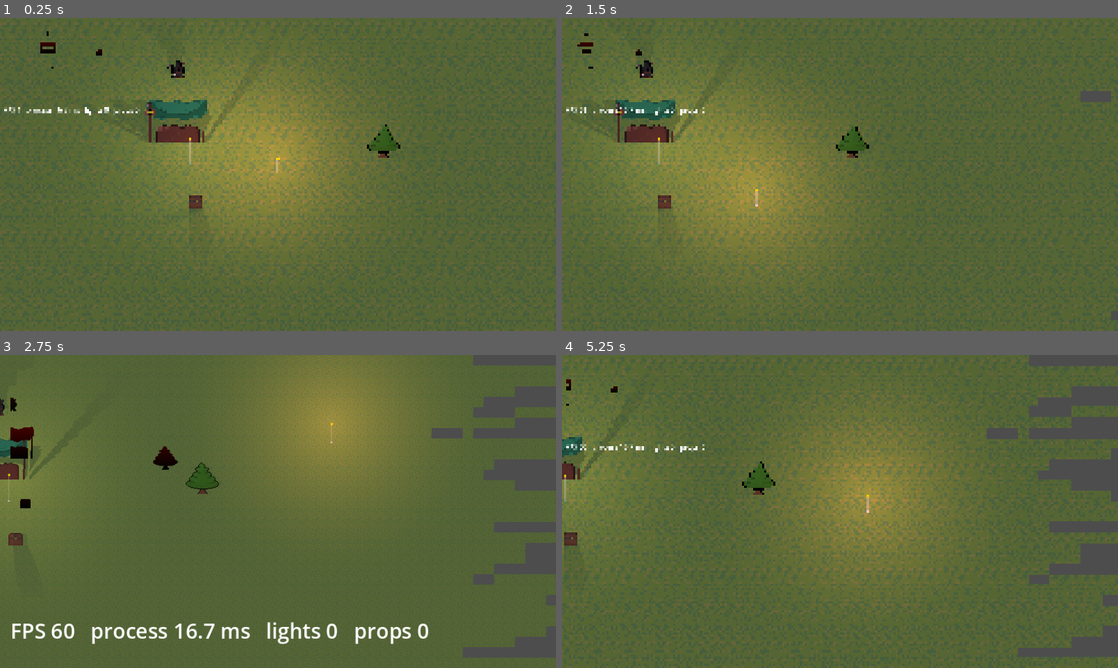
Above: before the commit, frames 1-4 (two rows, left to right).
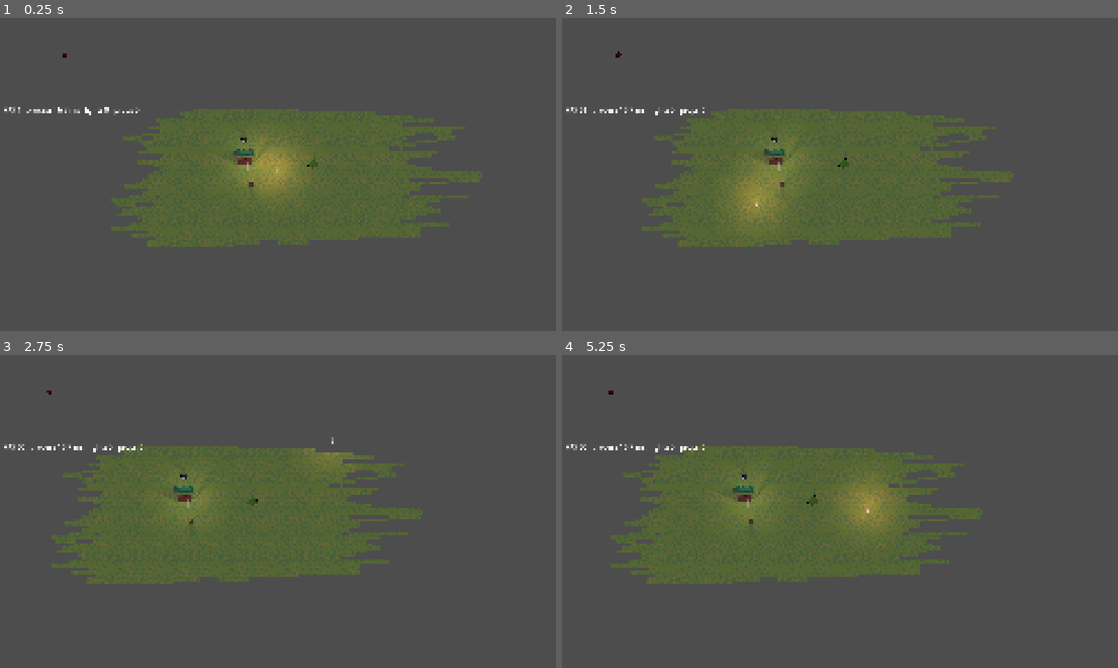
Above: after the commit, the same moments.

Repository: NicholasIzosimov/2D-Platformer
Game: Godot game, scene res://Scenes/Tests/shadow_test.tscn
The game is run twice, just before and just after one commit, with the same random seed, the same clock (stepped at 60 frames per second) and the same inputs. This scene is started directly instead of the project's main scene.
Inputs (mouse positions are in pixels of both pictures, inside the frame that each line leads up to):
- Up to frame 1 (0.25 s): no input
- Up to frame 2 (1.5 s): tap Enter at 0.5 s; move the mouse to (962, 158) at 0.52 s; hold Right (move_right) 0.53-1.25 s; hold Mouse wheel up (zoom_in) 0.53-1.25 s; click (962, 158) at 0.67 s; tap Mouse wheel down (zoom_out) at 0.8 s; drag from (728, 190) to (812, 237) at 1.27 s
- Up to frame 3 (2.75 s): tap Space (dash) at 2 s; move the mouse to (333, 442) at 2.02 s; hold Right (move_right) from 2.03 s (still down); hold Mouse wheel up (zoom_in) from 2.03 s (still down); tap V at 2.1 s; click (333, 442) at 2.17 s
- Up to frame 4 (5.25 s): release Right (move_right) at 2.75 s; release Mouse wheel up (zoom_in) at 2.75 s; drag from (812, 574) to (673, 464) at 2.77 s; tap Enter at 3.5, 5 s; move the mouse to (1006, 558) at 3.52 s; hold A (move_left) 3.53-4.25 s; hold C (character_pane) 3.53-4.25 s; click (1006, 558) at 3.67 s; tap V at 3.8 s; tap Escape (ui_cancel) at 4.15 s; tap Space (dash) at 4.25, 5.1 s; drag from (673, 464) to (756, 433) at 4.27 s; move the mouse to (867, 511) at 5.02 s; hold S (move_down) from 5.03 s (still down); hold Mouse wheel down (zoom_out) from 5.03 s (still down); click (867, 511) at 5.17 s

The runs differ from the first frame. In frame 1, 69% of the frame differs, in the area x 0-100%, y 0-100%; in frame 2, 68%; in frame 3, 54%; in frame 4, 63%.

Commit message:
True-pixel PixelView (integer scale, sub-pixel camera, animated zoom), soft shadows with two-ray early-out, GraphicsSettings autoload (shadow quality, V-Sync) with options menu; also talent tree, unit bar colour and fullscreen tweaks
Co-Authored-By: Claude Opus 5.5 <noreply@anthropic.com>

Diff:
--- a/Resources/Talents/talent_hit.tres
+++ b/Resources/Talents/talent_hit.tres
@@ -8,8 +8,7 @@
 script = ExtResource("2_b70lh")
 name = "Accuracy"
 icon = ExtResource("2_3i1q5")
-max_ranks = 5
-column = 2.0
+max_ranks = 2
 stat_bonuses = Dictionary[int, float]({
 6: 1.0
 })
--- /dev/null
+++ b/Scenes/Options/options_menu.tscn
@@ -0,0 +1,34 @@
+[gd_scene format=3 uid="uid://ci10uuas4tfpx"]
+
+[ext_resource type="Script" uid="uid://bfrtmglbrgrl7" path="res://Scripts/options_menu.gd" id="1_j5ujc"]
+[ext_resource type="PackedScene" uid="uid://b7twwgtn2kipo" path="res://Scenes/Options/shadow_quality_slider.tscn" id="2_anhmu"]
+[ext_resource type="PackedScene" uid="uid://c6o4xkaemis6w" path="res://Scenes/Options/vsync_toggle.tscn" id="2_b02ho"]
+
+[node name="OptionsMenu" type="PanelContainer" unique_id=1834041540]
+custom_minimum_size = Vector2(700, 400)
+anchors_preset = 8
+anchor_left = 0.5
+anchor_top = 0.5
+anchor_right = 0.5
+anchor_bottom = 0.5
+offset_left = -350.0
+offset_top = -200.0
+offset_right = 350.0
+offset_bottom = 200.0
+grow_horizontal = 2
+grow_vertical = 2
+script = ExtResource("1_j5ujc")
+
+[node name="Tabs" type="TabContainer" parent="." unique_id=358343002]
+layout_mode = 2
+current_tab = 0
+
+[node name="Graphics" type="VBoxContainer" parent="Tabs" unique_id=2114576119]
+layout_mode = 2
+metadata/_tab_index = 0
+
+[node name="VSyncToggle" parent="Tabs/Graphics" unique_id=1957680749 instance=ExtResource("2_b02ho")]
+layout_mode = 2
+
+[node name="ShadowQualitySlider" parent="Tabs/Graphics" unique_id=1051514866 instance=ExtResource("2_anhmu")]
+layout_mode = 2
--- /dev/null
+++ b/Scenes/Options/shadow_quality_slider.tscn
@@ -0,0 +1,24 @@
+[gd_scene format=3 uid="uid://b7twwgtn2kipo"]
+
+[ext_resource type="Script" uid="uid://d1bmedcttd4wb" path="res://Scripts/shadow_quality_slider.gd" id="1_1sccd"]
+
+[node name="ShadowQualitySlider" type="HBoxContainer" unique_id=1051514866]
+offset_right = 40.0
+offset_bottom = 40.0
+script = ExtResource("1_1sccd")
+
+[node name="Label" type="Label" parent="." unique_id=1368558873]
+layout_mode = 2
+text = "Shadows"
+
+[node name="Slider" type="HSlider" parent="." unique_id=913198797]
+unique_name_in_owner = true
+custom_minimum_size = Vector2(300, 0)
+layout_mode = 2
+tick_count = 5
+ticks_on_borders = true
+
+[node name="ValueLabel" type="Label" parent="." unique_id=2126210524]
+unique_name_in_owner = true
+custom_minimum_size = Vector2(160, 0)
+layout_mode = 2
--- /dev/null
+++ b/Scenes/Options/vsync_toggle.tscn
@@ -0,0 +1,8 @@
+[gd_scene format=3 uid="uid://c6o4xkaemis6w"]
+
+[ext_resource type="Script" uid="uid://cps3gr8aqjvoa" path="res://Scripts/vsync_toggle.gd" id="1_aimch"]
+
+[node name="VSyncToggle" type="CheckButton" unique_id=1957680749]
+offset_right = 44.0
+offset_bottom = 24.0
+script = ExtResource("1_aimch")
--- /dev/null
+++ b/Scenes/Tests/pixel_test.tscn
@@ -0,0 +1,61 @@
+[gd_scene format=3 uid="uid://cjyppnq0byk7d"]
+
+[ext_resource type="Script" uid="uid://c00sgg0c7i2x" path="res://Scripts/pixel_view.gd" id="1_d5kqu"]
+[ext_resource type="PackedScene" uid="uid://fvv6an4xniee" path="res://Scenes/Tests/shadow_test.tscn" id="2_b7glk"]
+[ext_resource type="Shader" uid="uid://buwec7ookkb0y" path="res://Resources/Shaders/Tests/lit.gdshader" id="3_3oq04"]
+[ext_resource type="Shader" uid="uid://ch7tgdw66vh3x" path="res://Resources/Shaders/sway.gdshader" id="4_xubrh"]
+[ext_resource type="PackedScene" uid="uid://ci10uuas4tfpx" path="res://Scenes/Options/options_menu.tscn" id="5_xubrh"]
+
+[sub_resource type="ShaderMaterial" id="ShaderMaterial_xubrh"]
+resource_local_to_scene = true
+shader = ExtResource("3_3oq04")
+shader_parameter/strength = 0.03
+shader_parameter/speed = 1.2
+
+[sub_resource type="ShaderMaterial" id="ShaderMaterial_of1sh"]
+resource_local_to_scene = true
+shader = ExtResource("3_3oq04")
+shader_parameter/strength = 0.1
+shader_parameter/speed = 1.2
+
+[sub_resource type="ShaderMaterial" id="ShaderMaterial_dunce"]
+resource_local_to_scene = true
+shader = ExtResource("4_xubrh")
+shader_parameter/strength = 0.03
+shader_parameter/speed = 1.2
+
+[sub_resource type="ViewportTexture" id="ViewportTexture_ckmgg"]
+viewport_path = NodePath("HeightBuffer")
+
+[node name="PixelTest" type="Node" unique_id=99549755]
+
+[node name="PixelView" type="SubViewportContainer" parent="." unique_id=782392462 node_paths=PackedStringArray("camera")]
+script = ExtResource("1_d5kqu")
+camera = NodePath("WorldViewport/ShadowTest/Camera2D")
+
+[node name="WorldViewport" type="SubViewport" parent="PixelView" unique_id=66648584]
+handle_input_locally = false
+render_target_update_mode = 4
+
+[node name="ShadowTest" parent="PixelView/WorldViewport" unique_id=338852230 instance=ExtResource("2_b7glk")]
+
+[node name="ParasolBack" parent="PixelView/WorldViewport/ShadowTest/ShopTent" parent_id_path=PackedInt32Array(338852230, 1413736599) index="0" unique_id=629675500]
+material = SubResource("ShaderMaterial_xubrh")
+
+[node name="SwayMaterial" parent="PixelView/WorldViewport/ShadowTest/ShopTent" parent_id_path=PackedInt32Array(338852230, 1413736599) index="2" unique_id=868183245]
+material = SubResource("ShaderMaterial_xubrh")
+
+[node name="SwayMaterial" parent="PixelView/WorldViewport/ShadowTest/PineSmall" parent_id_path=PackedInt32Array(338852230, 672846149) index="1" unique_id=1584806445]
+material = SubResource("ShaderMaterial_of1sh")
+
+[node name="SwayMaterial" parent="PixelView/WorldViewport/ShadowTest/Chest" parent_id_path=PackedInt32Array(338852230, 1923221238) index="1" unique_id=1271424026]
+material = SubResource("ShaderMaterial_dunce")
+
+[node name="BufferView" parent="PixelView/WorldViewport/ShadowTest/Debug" parent_id_path=PackedInt32Array(338852230, 1406544417) index="0" unique_id=899394574]
+texture = SubResource("ViewportTexture_ckmgg")
+
+[node name="UI" type="CanvasLayer" parent="." unique_id=567632036]
+
+[node name="OptionsMenu" parent="UI" unique_id=1834041540 instance=ExtResource("5_xubrh")]
+
+[editable path="PixelView/WorldViewport/ShadowTest"]
--- a/Scenes/Tests/shadow_test.tscn
+++ b/Scenes/Tests/shadow_test.tscn
@@ -217,7 +217,6 @@
 y_sort_enabled = true
 
 [node name="Camera2D" type="Camera2D" parent="." unique_id=712188150]
-zoom = Vector2(3, 3)
 
 [node name="CanvasModulate" type="CanvasModulate" parent="." unique_id=1255609747]
 color = Color(0.54901963, 0.54901963, 0.6509804, 1)
@@ -326,8 +325,6 @@
 [node name="HeightBuffer" type="SubViewport" parent="." unique_id=510031584 node_paths=PackedStringArray("main_camera")]
 script = ExtResource("12_bh6nw")
 main_camera = NodePath("../Camera2D")
-
-[node name="BufferCamera" type="Camera2D" parent="HeightBuffer" unique_id=820163731]
 
 [node name="Debug" type="CanvasLayer" parent="." unique_id=1406544417]
 layer = 2
@@ -349,14 +346,12 @@
 offset_bottom = 423.0
 theme_override_font_sizes/font_size = 32
 
-[node name="ShadowSettings" type="Node" parent="." unique_id=554389478 node_paths=PackedStringArray("main_camera", "height_buffer")]
+[node name="ShadowSettings" type="Node" parent="." unique_id=554389478]
 script = ExtResource("15_74b74")
-main_camera = NodePath("../Camera2D")
-height_buffer = NodePath("../HeightBuffer")
 
 [node name="StressTest" type="Node" parent="." unique_id=664208044 node_paths=PackedStringArray("world", "camera", "light_template", "prop_templates")]
 script = ExtResource("16_c0s1q")
 world = NodePath("..")
 camera = NodePath("../Camera2D")
 light_template = NodePath("../TestLight2")
-prop_templates = [NodePath("../Chest"), NodePath("../PineSmall"), NodePath("../ShopTent")]
+prop_templates = [NodePath("../ShopTent"), NodePath("../PineSmall"), NodePath("../Chest")]
--- a/Scenes/Unit.tscn
+++ b/Scenes/Unit.tscn
@@ -40,7 +40,7 @@
 bg_color = Color(0.21365625, 0.6601902, 0.7824375, 1)
 
 [sub_resource type="StyleBoxFlat" id="StyleBoxFlat_uqujc"]
-bg_color = Color(0.6862745, 0.5529412, 0.6431373, 0.2901961)
+bg_color = Color(0.21960784, 0.023529412, 0.03529412, 0.7294118)
 border_width_left = 1
 border_width_top = 1
 border_width_right = 1
--- a/Scenes/skill_tree.tscn
+++ b/Scenes/skill_tree.tscn
@@ -42,39 +42,25 @@
 talent = ExtResource("18_4r0h3")
 metadata/_custom_type_script = "uid://tdytbxflibab"
 
-[node name="Crit1" type="Button" parent="." unique_id=1875197763 node_paths=PackedStringArray("parents")]
+[node name="Crit1" type="Button" parent="StrikeUnlock" unique_id=1875197763 node_paths=PackedStringArray("parents")]
 layout_mode = 0
-offset_left = -152.0
-offset_top = 72.0
-offset_right = -104.0
-offset_bottom = 120.0
+offset_left = -96.0
+offset_top = 96.0
+offset_right = -48.0
+offset_bottom = 144.0
 focus_mode = 0
 icon = ExtResource("2_2v864")
 expand_icon = true
 script = ExtResource("3_mflhg")
 talent = ExtResource("4_kvjh1")
-parents = [NodePath("../StrikeUnlock")]
+parents = [NodePath("..")]
 metadata/_custom_type_script = "uid://tdytbxflibab"
 
-[node name="CritDam1" type="Button" parent="Crit1" unique_id=1586007222 node_paths=PackedStringArray("parents")]
+[node name="StrikeTargets2" type="Button" parent="StrikeUnlock/Crit1" unique_id=2049971342 node_paths=PackedStringArray("parents")]
 layout_mode = 0
-offset_left = 64.0
-offset_top = 64.0
-offset_right = 112.0
-offset_bottom = 112.0
-focus_mode = 0
-icon = ExtResource("5_y7ohu")
-expand_icon = true
-script = ExtResource("3_mflhg")
-talent = ExtResource("6_ip3ci")
-parents = [NodePath(".."), NodePath("../../Haste1")]
-metadata/_custom_type_script = "uid://tdytbxflibab"
-
-[node name="StrikeTargets" type="Button" parent="Crit1/CritDam1" unique_id=2049971342 node_paths=PackedStringArray("parents")]
-layout_mode = 0
-offset_top = 64.0
+offset_top = 128.0
 offset_right = 48.0
-offset_bottom = 112.0
+offset_bottom = 176.0
 focus_mode = 0
 icon = ExtResource("9_ip3ci")
 expand_icon = true
@@ -83,39 +69,51 @@
 parents = [NodePath("..")]
 metadata/_custom_type_script = "uid://tdytbxflibab"
 
-[node name="Damage" type="Button" parent="." unique_id=1979190530 node_paths=PackedStringArray("parents")]
+[node name="Haste1" type="Button" parent="StrikeUnlock" unique_id=2045362225 node_paths=PackedStringArray("parents")]
 layout_mode = 0
-offset_left = 104.0
-offset_top = 72.0
-offset_right = 152.0
-offset_bottom = 120.0
+offset_top = 96.0
+offset_right = 48.0
+offset_bottom = 144.0
+focus_mode = 0
+icon = ExtResource("19_c1pf7")
+expand_icon = true
+script = ExtResource("3_mflhg")
+talent = ExtResource("20_6ju0q")
+parents = [NodePath("..")]
+metadata/_custom_type_script = "uid://tdytbxflibab"
+
+[node name="Hit2" type="Button" parent="StrikeUnlock/Haste1" unique_id=1608214813 node_paths=PackedStringArray("parents")]
+layout_mode = 0
+offset_top = 128.0
+offset_right = 48.0
+offset_bottom = 176.0
+focus_mode = 0
+icon = ExtResource("15_ay0wg")
+expand_icon = true
+script = ExtResource("3_mflhg")
+talent = ExtResource("16_kl0wf")
+parents = [NodePath("..")]
+metadata/_custom_type_script = "uid://tdytbxflibab"
+
+[node name="Damage1" type="Button" parent="StrikeUnlock" unique_id=1979190530 node_paths=PackedStringArray("parents")]
+layout_mode = 0
+offset_left = 96.0
+offset_top = 96.0
+offset_right = 144.0
+offset_bottom = 144.0
 focus_mode = 0
 icon = ExtResource("5_qkl08")
 expand_icon = true
 script = ExtResource("3_mflhg")
 talent = ExtResource("6_2u4er")
-parents = [NodePath("../StrikeUnlock")]
+parents = [NodePath("..")]
 metadata/_custom_type_script = "uid://tdytbxflibab"
 
-[node name="Hit" type="Button" parent="Damage" unique_id=1608214813 node_paths=PackedStringArray("parents")]
+[node name="StrikeRange2" type="Button" parent="StrikeUnlock/Damage1" unique_id=511687317 node_paths=PackedStringArray("parents")]
 layout_mode = 0
-offset_left = -64.0
-offset_top = 64.0
-offset_right = -16.0
-offset_bottom = 112.0
-focus_mode = 0
-icon = ExtResource("15_ay0wg")
-expand_icon = true
-script = ExtResource("3_mflhg")
-talent = ExtResource("16_kl0wf")
-parents = [NodePath(".."), NodePath("../../Haste1")]
-metadata/_custom_type_script = "uid://tdytbxflibab"
-
-[node name="StrikeRange" type="Button" parent="Damage/Hit" unique_id=511687317 node_paths=PackedStringArray("parents")]
-layout_mode = 0
-offset_top = 64.0
+offset_top = 128.0
 offset_right = 48.0
-offset_bottom = 112.0
+offset_bottom = 176.0
 focus_mode = 0
 icon = ExtResource("7_kvjh1")
 expand_icon = true
@@ -135,19 +133,19 @@
 expand_icon = true
 script = ExtResource("3_mflhg")
 talent = ExtResource("12_2in04")
-parents = [NodePath("../Crit1/CritDam1/StrikeTargets"), NodePath("../Damage/Hit/StrikeRange")]
+parents = [NodePath("../StrikeUnlock/Crit1/StrikeTargets2"), NodePath("../StrikeUnlock/Damage1/StrikeRange2"), NodePath("../StrikeUnlock/Haste1/Hit2")]
 metadata/_custom_type_script = "uid://tdytbxflibab"
 
-[node name="Haste1" type="Button" parent="." unique_id=2045362225 node_paths=PackedStringArray("parents")]
+[node name="CritDam1" type="Button" parent="." unique_id=1586007222]
+visible = false
 layout_mode = 0
 offset_left = -24.0
-offset_top = 72.0
+offset_top = 136.0
 offset_right = 24.0
-offset_bottom = 120.0
+offset_bottom = 184.0
 focus_mode = 0
-icon = ExtResource("19_c1pf7")
+icon = ExtResource("5_y7ohu")
 expand_icon = true
 script = ExtResource("3_mflhg")
-talent = ExtResource("20_6ju0q")
-parents = [NodePath("../StrikeUnlock")]
+talent = ExtResource("6_ip3ci")
 metadata/_custom_type_script = "uid://tdytbxflibab"
--- /dev/null
+++ b/Scripts/Settings/graphics_settings.gd
@@ -0,0 +1,49 @@
+extends Node
+
+signal changed
+
+const PATH: String = "user://settings.cfg"
+const SECTION: String = "graphics"
+const SHADOW_SAMPLES: Array[int] = [0, 1, 2, 4, 8]
+const SHADOW_LABELS: Array[String] = ["Off", "Hard", "Soft (low)", "Soft", "Soft (high)"]
+
+var shadow_quality: int = 3
+var vsync: bool = true
+
+func _ready() -> void:
+	load_settings()
+	apply_vsync()
+
+func set_shadow_quality(value: int) -> void:
+	shadow_quality = clampi(value, 0, SHADOW_SAMPLES.size() - 1)
+	save_settings()
+	changed.emit()
+
+func set_vsync(value: bool) -> void:
+	vsync = value
+	apply_vsync()
+	save_settings()
+	changed.emit()
+
+func apply_vsync() -> void:
+	DisplayServer.window_set_vsync_mode(DisplayServer.VSYNC_ENABLED if vsync else DisplayServer.VSYNC_DISABLED)
+
+func shadow_samples() -> int:
+	return SHADOW_SAMPLES[shadow_quality]
+
+func shadow_label() -> String:
+	return SHADOW_LABELS[shadow_quality]
+
+func load_settings() -> void:
+	var config := ConfigFile.new()
+	if config.load(PATH) != OK:
+		return
+	shadow_quality = clampi(config.get_value(SECTION, "shadow_quality", shadow_quality), 0, SHADOW_SAMPLES.size() - 1)
+	vsync = config.get_value(SECTION, "vsync", vsync)
+
+func save_settings() -> void:
+	var config := ConfigFile.new()
+	config.load(PATH)
+	config.set_value(SECTION, "shadow_quality", shadow_quality)
+	config.set_value(SECTION, "vsync", vsync)
+	config.save(PATH)
--- a/Scripts/Tests/height_buffer.gd
+++ b/Scripts/Tests/height_buffer.gd
@@ -1,11 +1,8 @@
 extends SubViewport
-## Shadow test: renders only the height copies (visibility layer 2) of the main world,
-## one texel per art pixel, following the main camera.
 
-const HEIGHT_LAYER_BIT: int = 1 # bit 1 = layer 2
+const HEIGHT_LAYER_BIT: int = 1
 
 @export var main_camera: Camera2D
-@onready var buffer_camera: Camera2D = $BufferCamera
 
 func _ready() -> void:
 	var main_view: Viewport = main_camera.get_viewport()
@@ -14,9 +11,17 @@
 	render_target_update_mode = SubViewport.UPDATE_ALWAYS
 	canvas_cull_mask = 1 << HEIGHT_LAYER_BIT
 	main_view.set_canvas_cull_mask_bit(HEIGHT_LAYER_BIT, false)
+	RenderingServer.global_shader_parameter_set("shadow_buffer", get_texture())
+	connect_sync.call_deferred()
 
-func _process(_delta: float) -> void:
-	var view_size := Vector2i((main_camera.get_viewport().get_visible_rect().size / main_camera.zoom).ceil())
+func sync_to_main_view() -> void:
+	var main_view: Viewport = main_camera.get_viewport()
+	var view_size := Vector2i((main_view.get_visible_rect().size / main_camera.zoom).ceil())
 	if size != view_size:
 		size = view_size
-	buffer_camera.global_position = main_camera.get_screen_center_position()
+	canvas_transform = Transform2D().scaled(Vector2.ONE / main_camera.zoom) * main_view.canvas_transform
+	var corner: Vector2 = canvas_transform.affine_inverse() * Vector2.ZERO
+	RenderingServer.global_shader_parameter_set("shadow_buffer_rect", Vector4(corner.x, corner.y, size.x, size.y))
+
+func connect_sync() -> void:
+	RenderingServer.frame_pre_draw.connect(sync_to_main_view)
--- a/Scripts/Tests/shadow_settings.gd
+++ b/Scripts/Tests/shadow_settings.gd
@@ -1,17 +1,11 @@
 extends Node
 
-@export var main_camera: Camera2D
-@export var height_buffer: SubViewport
 @export var thickness: float = 2.0
 @export_range(0.01, 1.0) var facing_softness: float = 0.3
 @export_range(0.0, 1.0) var back_strength: float = 0.7
 @export var step_px: float = 1.0
-
-func _ready() -> void:
-	RenderingServer.global_shader_parameter_set("shadow_buffer", height_buffer.get_texture())
+@export var light_size: float = 6.0
 
 func _process(_delta: float) -> void:
-	var size := Vector2(height_buffer.size)
-	var corner: Vector2 = main_camera.get_screen_center_position() - size * 0.5
-	RenderingServer.global_shader_parameter_set("shadow_buffer_rect", Vector4(corner.x, corner.y, size.x, size.y))
 	RenderingServer.global_shader_parameter_set("shadow_params", Vector4(thickness, facing_softness, back_strength, step_px))
+	RenderingServer.global_shader_parameter_set("shadow_soft", Vector4(GraphicsSettings.shadow_samples(), light_size, 0.0, 0.0))
--- a/Scripts/Tests/shadow_test_light.gd
+++ b/Scripts/Tests/shadow_test_light.gd
@@ -19,11 +19,13 @@
 func _unhandled_input(event: InputEvent) -> void:
 	if not follow_mouse:
 		return
-	if event is InputEventMouseButton and event.pressed:
-		if event.button_index == MOUSE_BUTTON_WHEEL_UP:
-			height = minf(height + height_step, max_height)
-		elif event.button_index == MOUSE_BUTTON_WHEEL_DOWN:
-			height = maxf(height - height_step, min_height)
+	var button := event as InputEventMouseButton
+	if button == null or not button.pressed or not button.shift_pressed:
+		return
+	if button.button_index == MOUSE_BUTTON_WHEEL_UP:
+		height = minf(height + height_step, max_height)
+	elif button.button_index == MOUSE_BUTTON_WHEEL_DOWN:
+		height = maxf(height - height_step, min_height)
 
 func _draw() -> void:
 	draw_circle(Vector2.ZERO, 1.5, Color.WHITE)
--- a/Scripts/Tests/stress_test.gd
+++ b/Scripts/Tests/stress_test.gd
@@ -6,16 +6,11 @@
 @export var prop_templates: Array[Node2D] = []
 @export var camera_speed: float = 200.0
 @export var spread: float = 300.0
+
 @onready var stats_label: Label = %StatsLabel
 
-var base_size: Vector2i
-var base_zoom: Vector2
 var light_count: int = 0
 var prop_count: int = 0
-
-func _ready() -> void:
-	base_size = get_window().content_scale_size
-	base_zoom = camera.zoom
 
 func _process(delta: float) -> void:
 	var move := Input.get_vector("ui_left", "ui_right", "ui_up", "ui_down")
@@ -35,8 +30,6 @@
 		spawn_lights(5)
 	elif key.keycode == KEY_P:
 		spawn_props(10)
-	elif key.keycode == KEY_V:
-		toggle_pixel_mode()
 
 func random_point() -> Vector2:
 	var offset := Vector2(randf_range(-spread, spread), randf_range(-spread, spread) * 0.6)
@@ -58,16 +51,3 @@
 		prop.position = random_point()
 		world.add_child(prop)
 		prop_count += 1
-
-func toggle_pixel_mode() -> void:
-	var window := get_window()
-	if window.content_scale_mode == Window.CONTENT_SCALE_MODE_VIEWPORT:
-		window.content_scale_mode = Window.CONTENT_SCALE_MODE_CANVAS_ITEMS
-		window.content_scale_stretch = Window.CONTENT_SCALE_STRETCH_FRACTIONAL
-		window.content_scale_size = base_size
-		camera.zoom = base_zoom
-	else:
-		window.content_scale_mode = Window.CONTENT_SCALE_MODE_VIEWPORT
-		window.content_scale_stretch = Window.CONTENT_SCALE_STRETCH_INTEGER
-		window.content_scale_size = Vector2i(Vector2(base_size) / base_zoom)
-		camera.zoom = Vector2.ONE
--- /dev/null
+++ b/Scripts/options_menu.gd
@@ -0,0 +1,9 @@
+extends PanelContainer
+
+func _ready() -> void:
+	hide()
+
+func _unhandled_input(event: InputEvent) -> void:
+	if event.is_action_pressed("ui_cancel"):
+		visible = not visible
+		get_viewport().set_input_as_handled()
--- /dev/null
+++ b/Scripts/pixel_view.gd
@@ -0,0 +1,71 @@
+extends SubViewportContainer
+
+@export var camera: Camera2D
+@export var target_view_height: float = 480.0
+@export var min_view_height: float = 320.0
+@export var max_view_height: float = 720.0
+@export var zoom_stiffness: float = 180.0
+@export var zoom_damping: float = 18.0
+
+@onready var world_viewport: SubViewport = $WorldViewport
+
+var zoom_steps: int = 0
+var pixel_scale: int = 1
+var size_scale: int = 1
+var visual_scale: float = 1.0
+var zoom_velocity: float = 0.0
+
+func _ready() -> void:
+	stretch = false
+	get_window().size_changed.connect(reset_scale)
+	reset_scale()
+	RenderingServer.frame_pre_draw.connect(sync_view)
+
+func _unhandled_input(event: InputEvent) -> void:
+	if event.is_action_pressed("zoom_in", false, true):
+		zoom_steps += 1
+		update_scale()
+	elif event.is_action_pressed("zoom_out", false, true):
+		zoom_steps -= 1
+		update_scale()
+
+func reset_scale() -> void:
+	update_scale()
+	size_scale = pixel_scale
+	visual_scale = pixel_scale
+	zoom_velocity = 0.0
+
+func update_scale() -> void:
+	var window_height := float(get_window().size.y)
+	var default_scale: int = maxi(1, roundi(window_height / target_view_height))
+	var min_scale: int = maxi(1, ceili(window_height / max_view_height))
+	var max_scale: int = maxi(min_scale, floori(window_height / min_view_height))
+	pixel_scale = clampi(default_scale + zoom_steps, min_scale, max_scale)
+	zoom_steps = pixel_scale - default_scale
+	size_scale = mini(size_scale, pixel_scale)
+
+func _process(delta: float) -> void:
+	if visual_scale == pixel_scale and zoom_velocity == 0.0:
+		return
+	var step: float = minf(delta, 1.0 / 30.0)
+	zoom_velocity += (zoom_stiffness * (pixel_scale - visual_scale) - zoom_damping * zoom_velocity) * step
+	visual_scale = maxf(visual_scale + zoom_velocity * step, size_scale)
+	if absf(pixel_scale - visual_scale) < 0.001 and absf(zoom_velocity) < 0.01:
+		visual_scale = pixel_scale
+		zoom_velocity = 0.0
+		size_scale = pixel_scale
+
+func sync_view() -> void:
+	var window_size := Vector2(get_window().size)
+	var view_size := Vector2i((window_size / size_scale).ceil()) + Vector2i(2, 2)
+	if world_viewport.size != view_size:
+		world_viewport.size = view_size
+		size = Vector2(view_size)
+	var center: Vector2 = camera.get_screen_center_position()
+	var snapped_center: Vector2 = center.round()
+	var half := Vector2(view_size / 2)
+	world_viewport.canvas_transform = Transform2D(0.0, half - snapped_center)
+	var units_per_pixel: float = get_viewport_rect().size.y / window_size.y
+	var units_scale: float = units_per_pixel * visual_scale
+	scale = Vector2(units_scale, units_scale)
+	position = get_viewport_rect().size * 0.5 - (half + center - snapped_center) * units_scale
--- /dev/null
+++ b/Scripts/shadow_quality_slider.gd
@@ -0,0 +1,19 @@
+extends HBoxContainer
+
+@onready var slider: HSlider = %Slider
+@onready var value_label: Label = %ValueLabel
+
+func _ready() -> void:
+	slider.min_value = 0
+	slider.max_value = GraphicsSettings.SHADOW_SAMPLES.size() - 1
+	slider.step = 1
+	slider.value = GraphicsSettings.shadow_quality
+	slider.value_changed.connect(_on_value_changed)
+	update_label()
+
+func _on_value_changed(value: float) -> void:
+	GraphicsSettings.set_shadow_quality(int(value))
+	update_label()
+
+func update_label() -> void:
+	value_label.text = GraphicsSettings.shadow_label()
--- /dev/null
+++ b/Scripts/vsync_toggle.gd
@@ -0,0 +1,6 @@
+extends CheckButton
+
+func _ready() -> void:
+	text = "V-Sync"
+	button_pressed = GraphicsSettings.vsync
+	toggled.connect(GraphicsSettings.set_vsync)
--- a/project.godot
+++ b/project.godot
@@ -19,11 +19,13 @@
 
 PlayerState="*uid://cfxohuibdl81p"
 Tooltip="*uid://bjg03onsccvfj"
+GraphicsSettings="*uid://d2i2vj6n76qik"
 
 [display]
 
 window/size/viewport_width=2560
 window/size/viewport_height=1440
+window/size/mode=3
 window/stretch/mode="canvas_items"
 window/stretch/aspect="expand"
 
@@ -197,3 +199,7 @@
 "type": "vec4",
 "value": Vector4(0, 0, 0, 0)
 }
+shadow_soft={
+"type": "vec4",
+"value": Vector4(0, 0, 0, 0)
+}
Not shown, changed: Resources/Shaders/Tests/shadow_light.gdshaderinc
Not shown, added: Scripts/Settings/graphics_settings.gd.uid
Not shown, added: Scripts/options_menu.gd.uid
Not shown, added: Scripts/pixel_view.gd.uid
Not shown, added: Scripts/shadow_quality_slider.gd.uid
Not shown, added: Scripts/vsync_toggle.gd.uid
Not shown, changed: docs/shadow_test_plan.md
Not shown, changed: docs/todo.md
